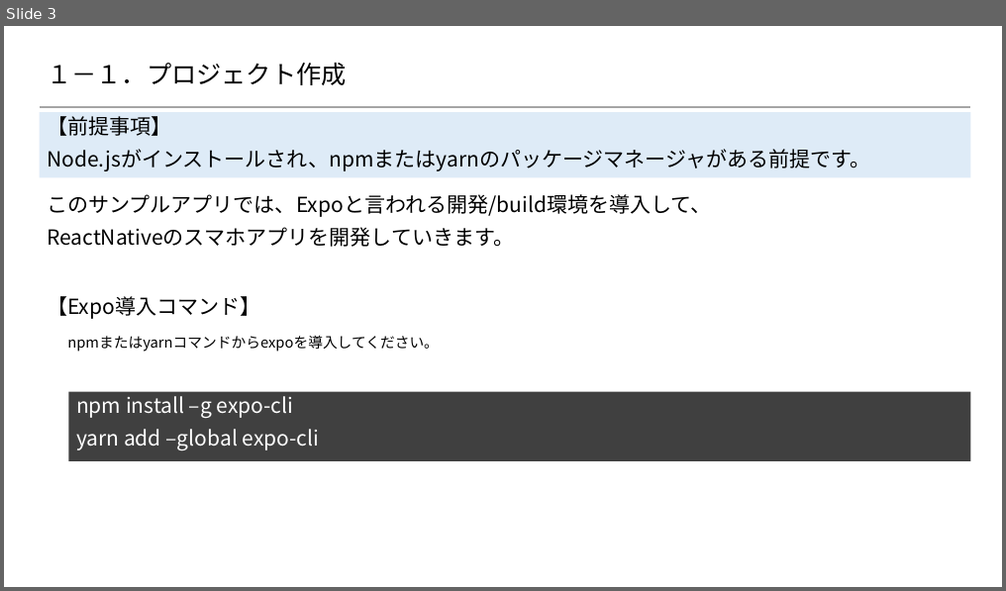
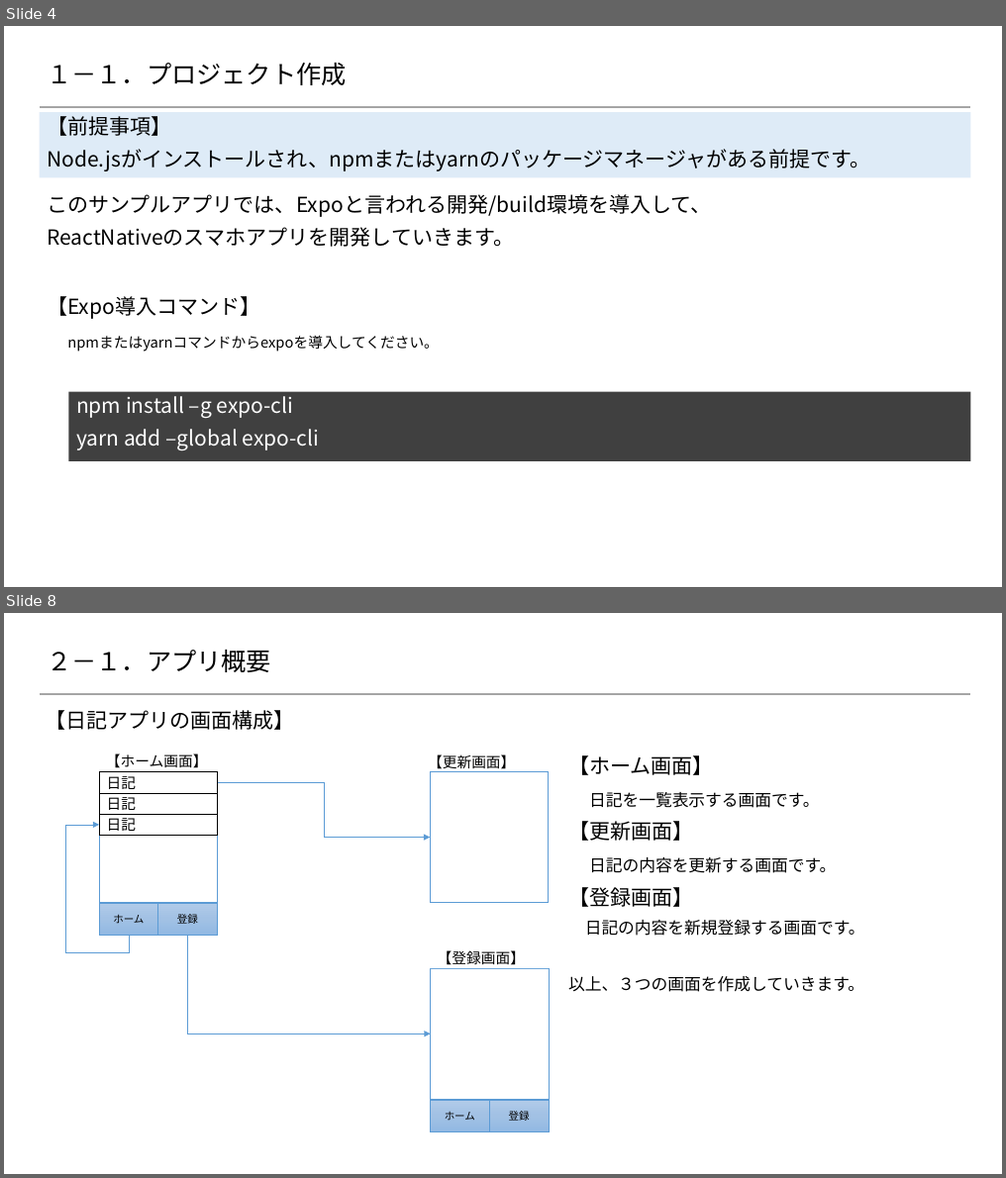
Before and after one commit to 2018SYSTEMI34/diary, a slide deck: doc/02_SlideShare/01.ネタ/4_スマホアプリ開発/dairy.pptx. Shown one above the other, each under a label of ours: slide 3 before the commit, slides 4 and 8 after it; the slides between them are not shown. The pictures are 1006x591 and 1006x1178 pixels, drawn with LibreOffice and Linux fonts; fonts in the diff are those of the drawing; background and template pictures are left out. Boxes give left, top, right and bottom in pixels: in the first picture for what was removed or moved away, otherwise in the second. Text is boxed around its words. In the diff, an @@ line names an element or a change of style, - is before the commit and + after.

```diff
--- a/doc/02_SlideShare/01.ネタ/4_スマホアプリ開発/dairy.pptx
+++ b/doc/02_SlideShare/01.ネタ/4_スマホアプリ開発/dairy.pptx
@@ slide 8 added at bbox=[4, 613, 1002, 1174], background #FFFFFF; not listed: 1 template element that a slide beside it also shows @@
@@ title added at bbox=[47, 649, 271, 672], 24 pt, text #000000 @@
+２－１．アプリ概要
@@ text added at bbox=[45, 710, 294, 730], 20 pt, text #000000 @@
+【日記アプリの画面構成】
@@ text added at bbox=[106, 754, 208, 768], 14 pt, text #000000 @@
+【ホーム画面】
@@ text added at bbox=[428, 755, 515, 772], 14 pt, text #000000 @@
+【更新画面】
@@ text added at bbox=[568, 756, 865, 992], 16 pt, text #000000 @@
+【ホーム画面】
+日記を一覧表示する画面です。
+【更新画面】
+日記の内容を更新する画面です。
+【登録画面】
+日記の内容を新規登録する画面です。
+以上、３つの画面を作成していきます。
@@ rectangle added at bbox=[99, 771, 218, 934], fill #FFFFFF, outline #5B9BD5 1 pt @@
@@ rectangle added at bbox=[99, 771, 218, 903], fill #FFFFFF, outline #5B9BD5 1 pt @@
@@ rectangle added at bbox=[99, 772, 218, 793], fill #FFFFFF, outline #000000 1 pt, 14 pt, text #000000 @@
+日記
@@ elbow arrow added from (218, 783) to (430, 838), #5B9BD5 0.5 pt @@
@@ rectangle added at bbox=[430, 771, 548, 903], fill #FFFFFF, outline #5B9BD5 1 pt @@
@@ rectangle added at bbox=[99, 793, 218, 814], fill #FFFFFF, outline #000000 1 pt, 14 pt, text #000000 @@
+日記
@@ rectangle added at bbox=[99, 814, 218, 836], fill #FFFFFF, outline #000000 1 pt, 14 pt, text #000000 @@
+日記
@@ elbow arrow added from (129, 935) to (99, 825), #5B9BD5 0.5 pt @@
@@ rectangle added at bbox=[99, 903, 158, 934], fill gradient #B1CBE9 to #A3C1E5 to #93B9E4, outline #5B9BD5 0.5 pt, 10 pt, text #000000 @@
+ホーム
@@ rectangle added at bbox=[158, 903, 218, 934], fill gradient #B1CBE9 to #A3C1E5 to #93B9E4, outline #5B9BD5 0.5 pt, 10 pt, text #000000 @@
+登録
@@ elbow arrow added from (187, 935) to (431, 1035), #5B9BD5 0.5 pt @@
@@ rectangle added at bbox=[431, 968, 549, 1100], fill #FFFFFF, outline #5B9BD5 1 pt @@
@@ text added at bbox=[438, 951, 525, 965], 14 pt, text #000000 @@
+【登録画面】
@@ rectangle added at bbox=[431, 1100, 490, 1132], fill gradient #B1CBE9 to #A3C1E5 to #93B9E4, outline #5B9BD5 0.5 pt, 10 pt, text #000000 @@
+ホーム
@@ rectangle added at bbox=[490, 1100, 549, 1132], fill gradient #B1CBE9 to #A3C1E5 to #93B9E4, outline #5B9BD5 0.5 pt, 10 pt, text #000000 @@
+登録
@@ what was slide 3 is now slide 4 @@
```
Also in this commit, not shown: 4 slides changed, 3 other slides added.
